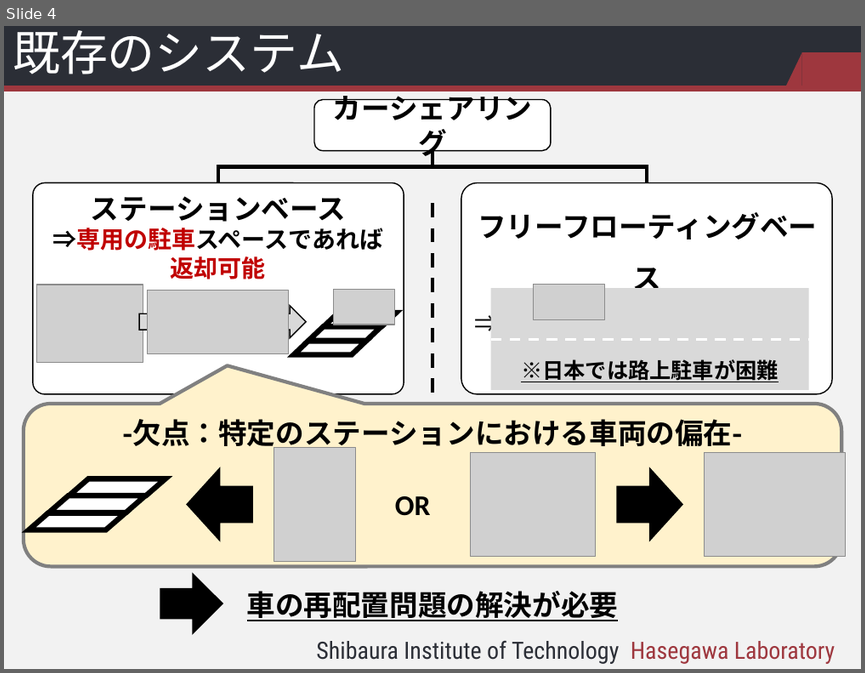
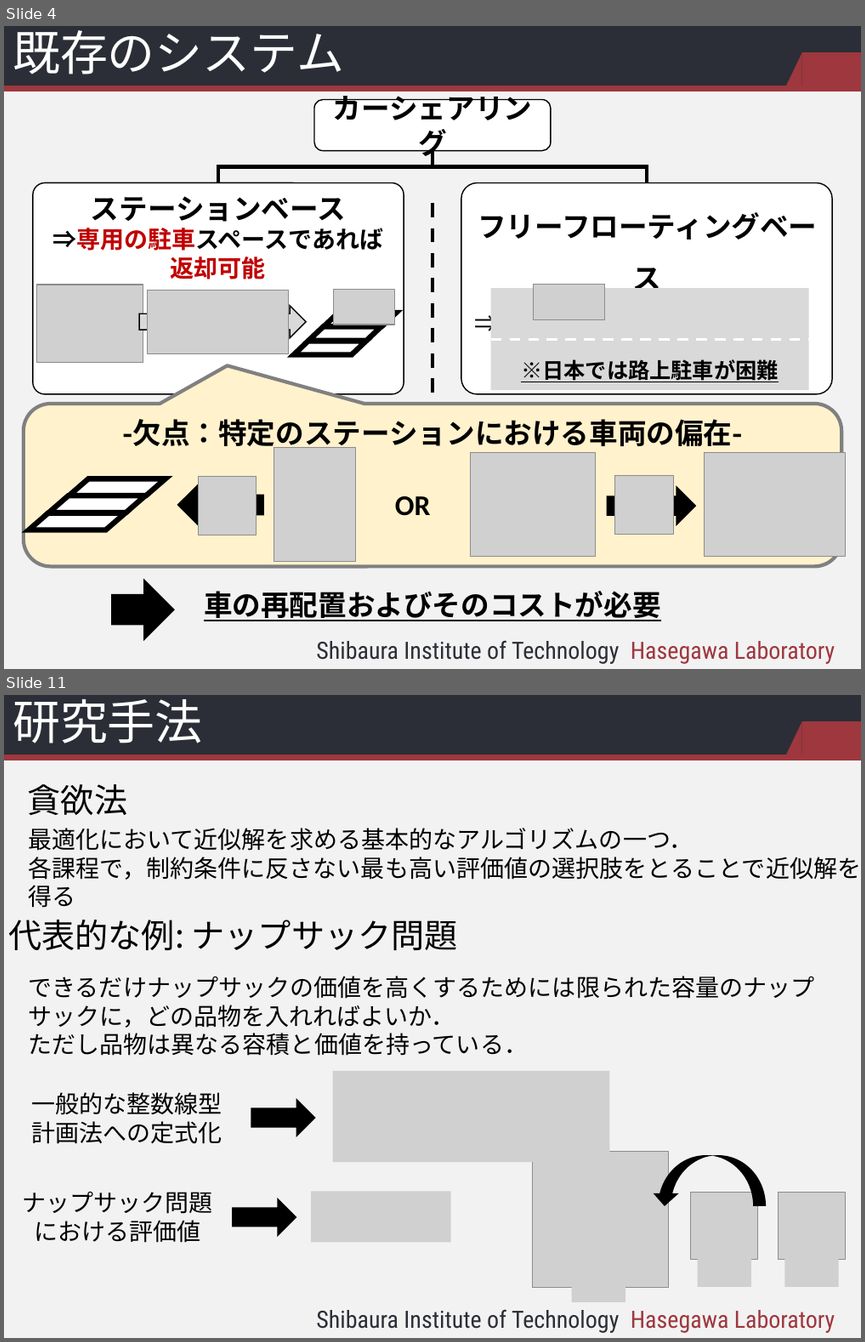
Before and after one commit to kotaro912214/research, a slide deck: 中間発表/BQ16048_中間発表_関_パワポ3.pptx. Shown one above the other, each under a label of ours: slide 4 before the commit, slides 4 and 11 after it; the slides between them are not shown. The pictures are 865x673 and 865x1342 pixels, drawn with LibreOffice and Linux fonts; fonts in the diff are those of the drawing; grey boxes stand for pictures; background and template pictures are left out. Boxes give left, top, right and bottom in pixels: in the first picture for what was removed or moved away, otherwise in the second. Text is boxed around its words. In the diff, an @@ line names an element or a change of style, - is before the commit and + after.

```diff
--- a/中間発表/BQ16048_中間発表_関_パワポ3.pptx
+++ b/中間発表/BQ16048_中間発表_関_パワポ3.pptx
@@ slide 11 added at [4, 695, 861, 1338], background #F2F2F2; not listed: 5 template elements that a slide beside it also shows @@
@@ title added at [12, 699, 203, 743], 40 pt, text #FFFFFF @@
+研究手法
@@ text added at [28, 784, 127, 815], 28 pt, text #000000 @@
+貪欲法
@@ text added at [28, 828, 861, 907], 20 pt, text #000000 @@
+最適化において近似解を求める基本的なアルゴリズムの一つ．
+各課程で，制約条件に反さない最も高い評価値の選択肢をとることで近似解を得る
@@ text added at [8, 919, 458, 951], 28 pt, text #000000 @@
+代表的な例: ナップサック問題
@@ text added at [28, 975, 814, 1055], 20 pt, text #000000 @@
+できるだけナップサックの価値を高くするためには限られた容量のナップサックに，どの品物を入れればよいか．
+ただし品物は異なる容積と価値を持っている．
@@ picture added at [333, 1071, 610, 1161] @@
@@ text added at [31, 1092, 222, 1144], 20 pt, text #000000 @@
+一般的な整数線型計画法への定式化
@@ right arrow added at [250, 1098, 316, 1137], fill #000000 @@
@@ group added at [533, 1151, 846, 1302]: 6 pictures, 1 curved down arrow @@
@@ text added at [23, 1191, 213, 1242], 20 pt, text #000000 @@
+ナップサック問題
+における評価値
@@ right arrow added at [232, 1197, 297, 1236], fill #000000 @@
@@ picture added at [311, 1191, 450, 1242] @@
@@ slide 4 changed as well @@
@@ right arrow: place and size @@
-right arrow at [187, 468, 251, 540]
+right arrow at [178, 484, 263, 524]
@@ picture added at [198, 476, 256, 534] @@
@@ picture added at [615, 475, 673, 533] @@
@@ right arrow: place and size @@
-right arrow at [617, 468, 681, 540]
+right arrow at [608, 487, 695, 525]
@@ right arrow: place and size @@
-right arrow at [160, 573, 222, 634]
+right arrow at [112, 579, 174, 640]
@@ text at [204, 590, 661, 621]: text changed @@
-車の再配置問題の解決が必要
+車の再配置およびそのコストが必要
```
Also in this commit, not shown: 8 other slides changed, 2 other slides added, 2 slides removed, 14 other files.
